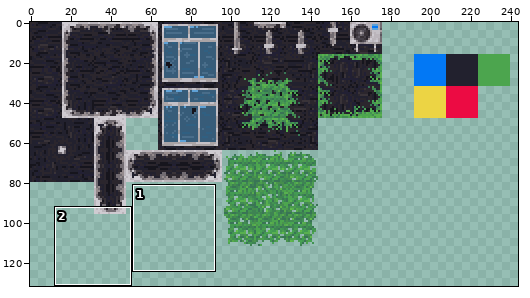
Sprite sheet: asset/textures/atlas/atlas.png. Above, an overview of the earlier version with the close-up marked.
Close-up. Before the commit:
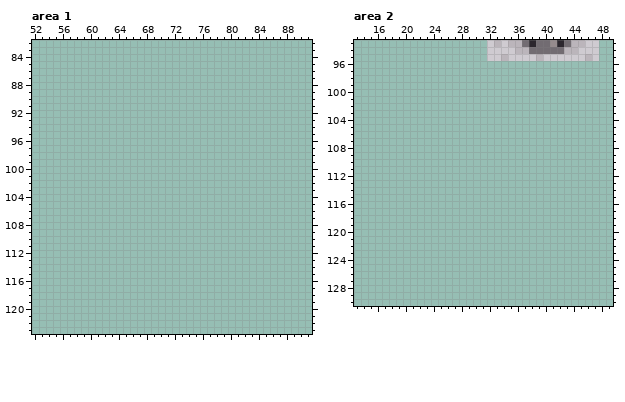
The file is 320x320 pixels. Colours within 5 levels of each other are drawn and written as one. Shown: area 1: x 52..91, y 82..123; area 2: x 13..49, y 93..130. The wide view leaves out empty margins. The commit also changed other parts of the picture, which this record leaves out.
After the commit:
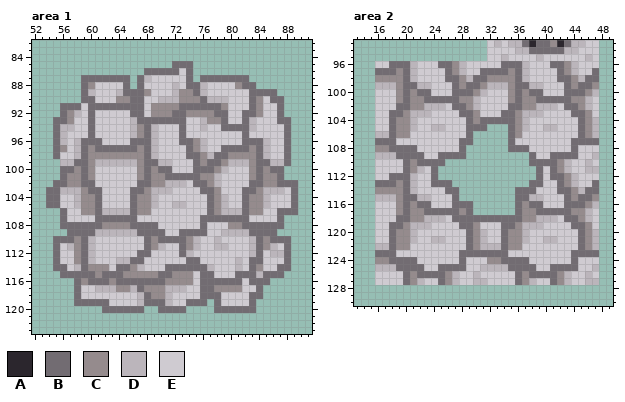
Palette (. is transparent): A #2b262d  B #726c72  C #958b8d  D #bbb5bb  E #cfcbd1
From old to new:
Changed rows in their new state; - is an unchanged pixel.
Area 1:
first column x 54:
 85 ------------------BBB---------------
 86 --------------BBBBBEB---------------
 87 -----BBBBBBB-BDEEEEEB-BBBBBBB-------
 88 -----BCEEEEB-BEEEEDEBBDEEEECBB------
 89 -----BDEEEDBBBCEEEDCCBDEEEEEEBBBB---
 90 -----BBEEECCBBEEDDDCCCBDDDEEEBCEBB--
 91 --BBBEBBBBBBBBECCCCBBBBBBCEEEBCEEB--
 92 --BCDEBEEEEEBBECCCBBCCCCBBEEBBCEEB--
 93 -BBCEEBEEEEEDBBBBBBBEEDCCBEEBDEEEBB-
 94 -BDDEEBEEEEEDCBDEEEBEEDEEBBBBDEEEEB-
 95 -BDEEEBEEEEEDCBDEEEBEEEEEEEEBEEEEEB-
 96 -BDEDBBBEEEEBBBDEEEBBCDEEEEEBBBDEEB-
 97 -BCEDBCBBBBBBCBDEEEEBCDEEBBBBCBDEEB-
 98 -BEEDBCCCCCCCCBDEEEEBBCDBBCCCCBDEEB-
 99 --DDBBCDDDDDDCBBDDEEEBCBBCDDDCBBDDB-
100 --BBCBCEEEEEECBCBBEEEBBBCDEEECBCBB--
101 --BCCBCEEEEEECBCCBBBBBCCDEEEECBCCB--
102 -BBCCBBEEEEEEBBCCDDDEBBCDEEEEBBCCBBB
103 BBDDDCBBEEEEBBCDDDEEEEBBCEEEBBCDDDEB
104 BBEEDCCBEEEEBCCDEEEEEEEBCDEEBCCDEEEB
105 BBEEDCCBEEEEBCCDEEDDEEEBCDEEBCCDEEEB
106 --BEECCBDDDDBCCEEEEEEEEBCDDDBCCEEBBB
107 --BEEEEBBBBBBEEEEEEEEEBBBBBBBEEEEB--
108 --BBBBBBCCCCBBBBEEEEEEBEEECCBBBBBB--
109 ---BBBBDDDDDDBBBBEEBBBBEEDDDDBBBB---
110 -BBBCBDEEEEEEEBCBBBBCDEEDEEEEDBCBBB-
111 -BEDCBDEEEEEEEBCDEEBCDEEDDEEEDBCDEB-
112 -BEECBDEEEEEEBBEEEEBDEEEEEEEEDBEDDB-
113 -BEECBDEEEDDBBEEEEEEBBEEEEEDEBBEEEB-
114 -BBEDBCCCEBBCDEEEBBBBBBDEEEDEBCEEBB-
115 --BBBBBCBBBCCCCCBBCCCEBBEEEBBBDBBB--
116 ----BCBBBCBBBBBBBCCCCEBBBBBBEBBB----
117 ----BEEDDDCCDBCCCDDDEEBBCCCCEEB-----
118 ----BEEEEEEEEDBCCDEEEEBBBEEEEBB-----
119 ----BBBBBEEEEDBBBDEEBBB-BEEEEB------
120 --------BBBBBB--BBBB----BBBBBB------
Area 2:
first column x 16:
 96 EEBBBDEEEBBCDEEEEEBBBDEEEBBCDEEE
 97 BBBCBDEEEEBCDEEBBBBCBDEEEEBCDEEB
 98 CCCCBDEEEEBBCDBBCCCCBDEEEEBBCDBB
 99 DDDCBBDDEEEBCBBCDDDCBBDDEEEBCBBC
100 EEECBCBBEEEBBBCDEEECBCBBEEEBBBCD
101 EEECBCCBBBBBCCDEEEECBCCBBBBBCCDE
102 EEEBBCCDDDEBBCDEEEEBBCCDDDEBBCDE
103 EEBBCDDDEEEEBBCEEEBBCDDDEEEEBBCE
104 EEBCCDEEEEEEEBCBBBBBCDEEEEEEEBCD
105 EEBCCDEEDDEEEBBB---BCDEEDDEEEBCD
106 DDBCCEEEEEEEEB-----BCEEEEEEEEBCD
107 BBBEEEEEEEEEBB-----BEEEEEEEEBBBB
108 CCBBBBEEEEEEB------BBBEEEEEEBEEE
109 DDDBBBBEEBBBB---------BEEBBBBEED
110 EEEEBCBBBB------------BBBBCDEEDE
111 EEEEBCDEB--------------BEBCDEEDD
112 EEBBBDEEB--------------BEBBCDEEE
113 BBBCBDEEBBB-----------BBEEBCDEEB
114 CCCCBDEEEEBB--------BBBEEEBBCDBB
115 DDDCBBDDEEEB--------BBDDEEEBCBBC
116 EEECBCBBEEEBBB------BCBBEEEBBBCD
117 EEECBCCBBBBBCB------BCCBBBBBCCDE
118 EEEBBCCDDDEBBBBBBBBBBCCDDDEBBCDE
119 EEBBCDDDEEEEBBCEEEBBCDDDEEEEBBCE
120 EEBCCDEEEEEEEBCDEEBCCDEEEEEEEBCD
121 EEBCCDEEDDEEEBCDEEBCCDEEDDEEEBCD
122 DDBCCEEEEEEEEBCDDDBCCEEEEEEEEBCD
123 BBBEEEEEEEEEBBBBBBBEEEEEEEEEBBBB
124 CCBBBBEEEEEEBEEECCBBBBEEEEEEBEEE
125 DDDBBBBEEBBBBEEDDDDBBBBEEBBBBEED
126 EEEEBCBBBBCDEEDEEEEEBCBBBBCDEEDE
127 EEEEBCDEEBCDEEDDEEEEBCDEEBCDEEDD
